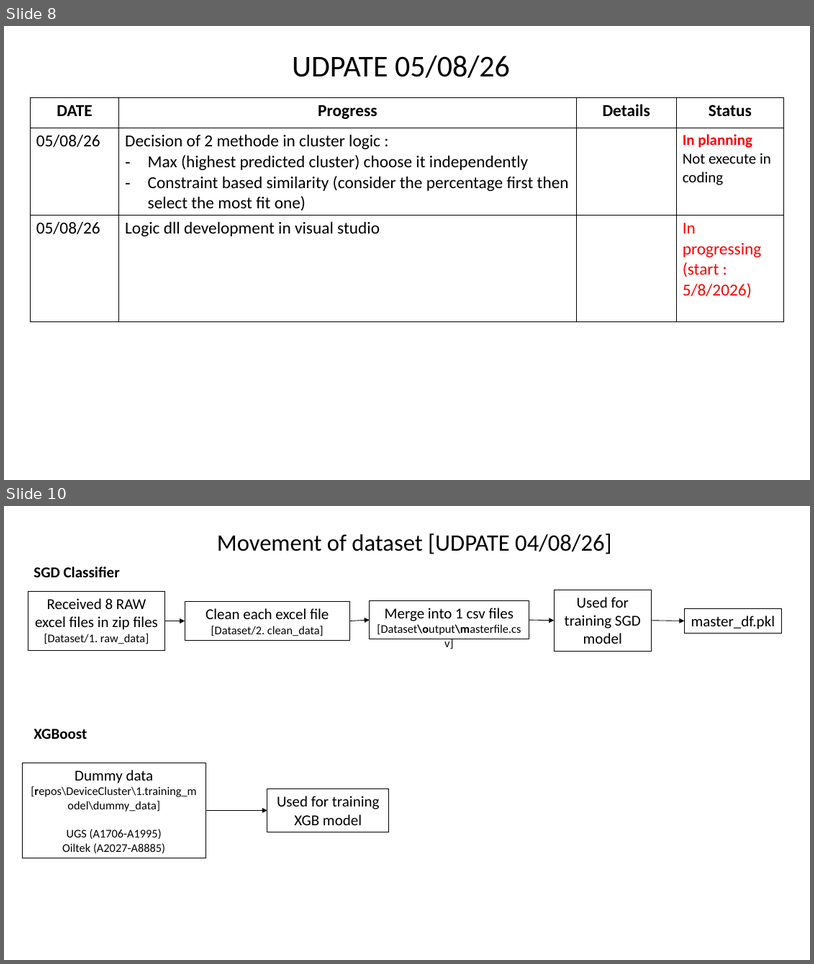
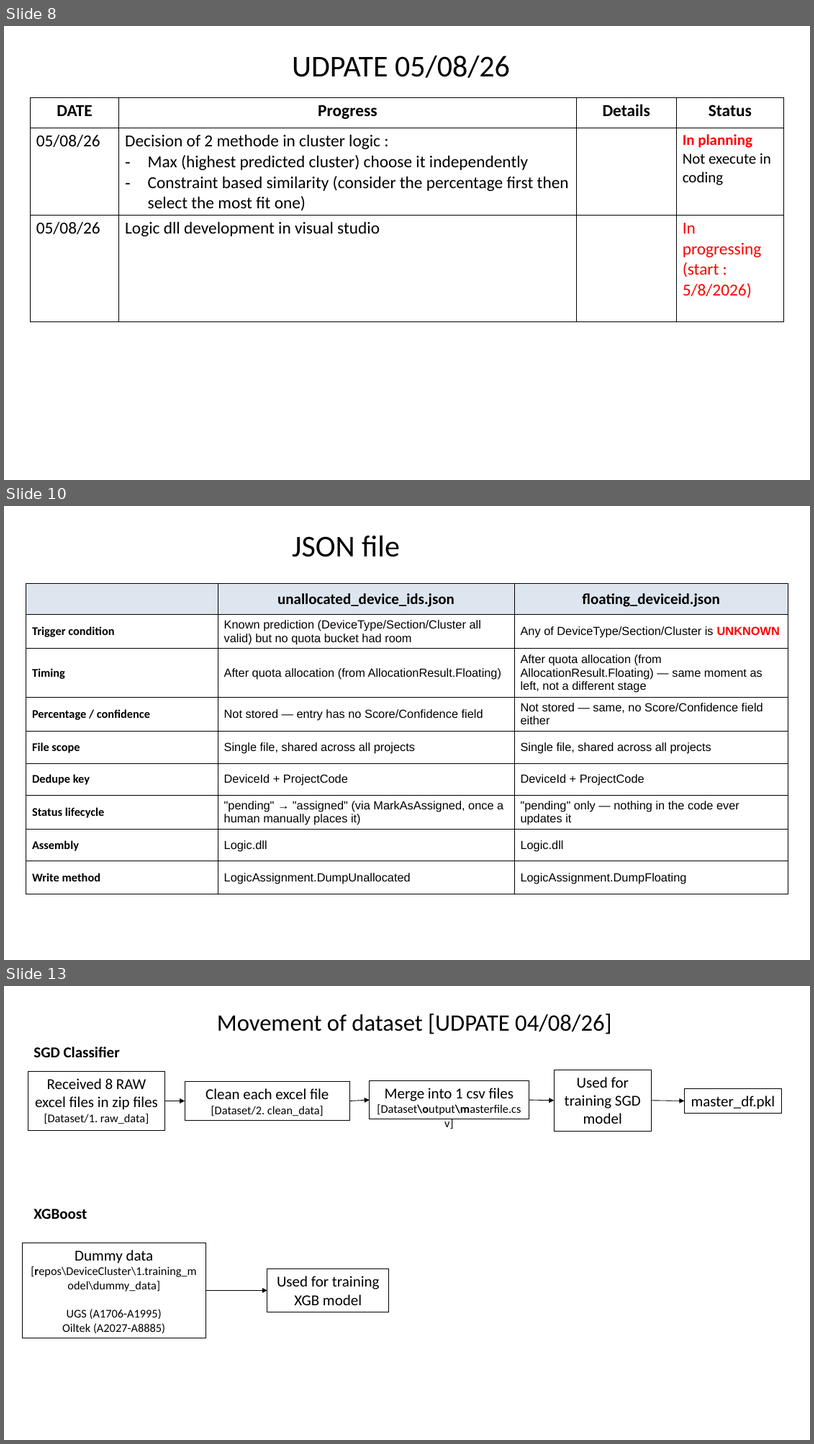
Before and after one commit to Syaziyah30/DeviceCluster, a slide deck: 1.training_model/supplementary/Device Identifier 20260717.pptx. Shown one above the other, each under a label of ours: slides 8 and 10 before the commit, slides 8, 10 and 13 after it; the slides between them are not shown. The pictures are 814x964 and 814x1444 pixels, drawn with LibreOffice and Linux fonts; fonts in the diff are those of the drawing. Boxes give left, top, right and bottom in pixels: in the first picture for what was removed or moved away, otherwise in the second. Text is boxed around its words. In the diff, an @@ line names an element or a change of style, - is before the commit and + after.

```diff
--- a/1.training_model/supplementary/Device Identifier 20260717.pptx
+++ b/1.training_model/supplementary/Device Identifier 20260717.pptx
@@ slide 10 added at [4,506,810,960], background #FFFFFF @@
@@ text added at [292,536,400,557], 36 pt, text #000000 @@
+JSON file
@@ table added at [26,584,788,893], 9 rows, 3 columns @@
+ | unallocated_device_ids.json | floating_deviceid.json
+Trigger condition | Known prediction (DeviceType/Section/Cluster all valid) but no quota bucket had room | Any of DeviceType/Section/Cluster is UNKNOWN
+Timing | After quota allocation (from AllocationResult.Floating) | After quota allocation (from AllocationResult.Floating) — same moment as left, not a different stage
+Percentage / confidence | Not stored — entry has no Score/Confidence field | Not stored — same, no Score/Confidence field either
+File scope | Single file, shared across all projects | Single file, shared across all projects
+Dedupe key | DeviceId + ProjectCode | DeviceId + ProjectCode
+Status lifecycle | "pending" → "assigned" (via MarkAsAssigned, once a human manually places it) | "pending" only — nothing in the code ever updates it
+Assembly | Logic.dll | Logic.dll
+Write method | LogicAssignment.DumpUnallocated | LogicAssignment.DumpFloating
@@ what was slide 10 is now slide 13 @@
```
Also in this commit, not shown: 1 slide changed, 3 other slides added, 1 other file.
